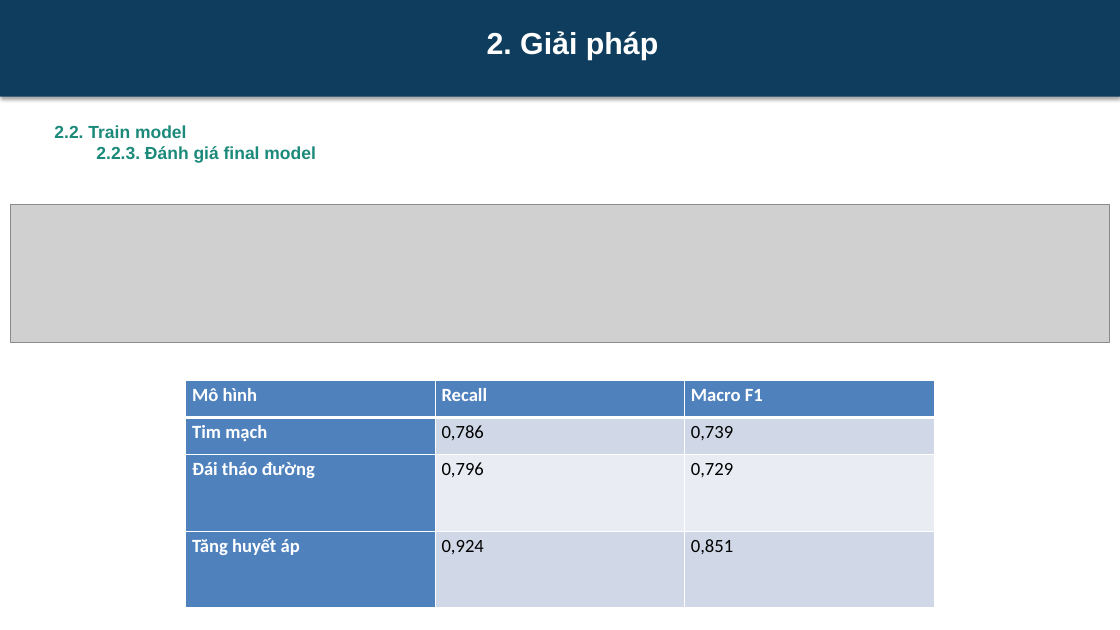
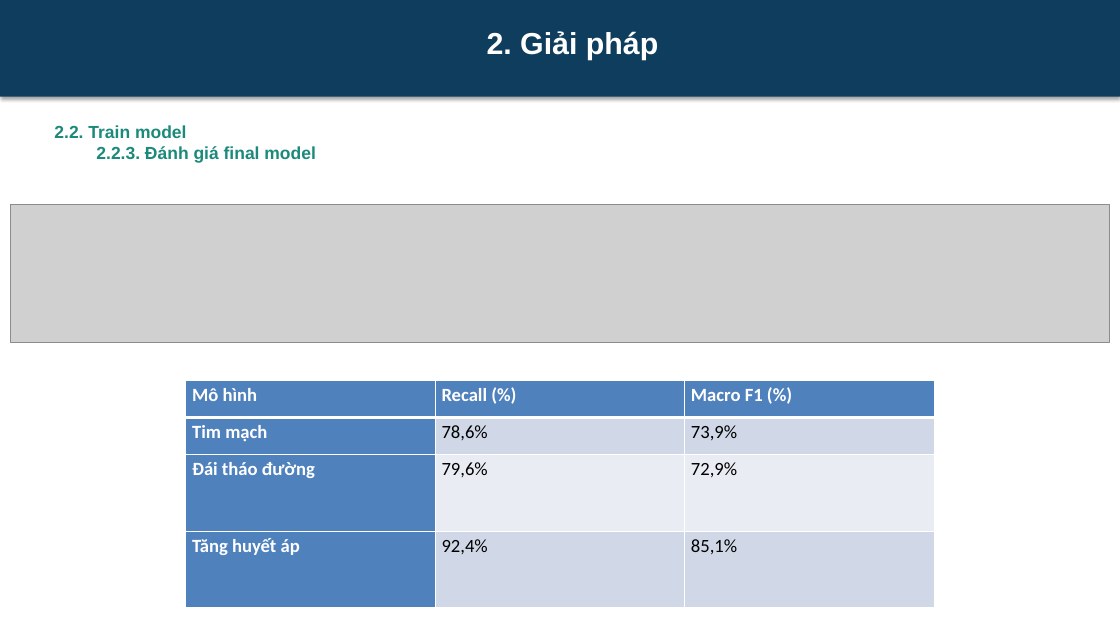
Before and after one commit to DongTrieu0310/AI_HealthCareAssitant, a slide deck: slide 10 of docs/Slide.pptx. Drawn at 1120x630 pixels with LibreOffice and Linux fonts; fonts in the diff are those of the drawing; grey boxes stand for pictures. Boxes give left, top, right and bottom in pixels: in the first picture for what was removed or moved away, otherwise in the second. Text is boxed around its words. In the diff, an @@ line names an element or a change of style, - is before the commit and + after.

Commit message:
thong

```diff
--- a/docs/Slide.pptx
+++ b/docs/Slide.pptx
@@ table at [186,381,934,608] @@
-row 1, column 2: Recall
+row 1, column 2: Recall (%)
-row 1, column 3: Macro F1
+row 1, column 3: Macro F1 (%)
-row 2, column 2: 0,786
+row 2, column 2: 78,6%
-row 2, column 3: 0,739
+row 2, column 3: 73,9%
-row 3, column 2: 0,796
+row 3, column 2: 79,6%
-row 3, column 3: 0,729
+row 3, column 3: 72,9%
-row 4, column 2: 0,924
+row 4, column 2: 92,4%
-row 4, column 3: 0,851
+row 4, column 3: 85,1%
```
